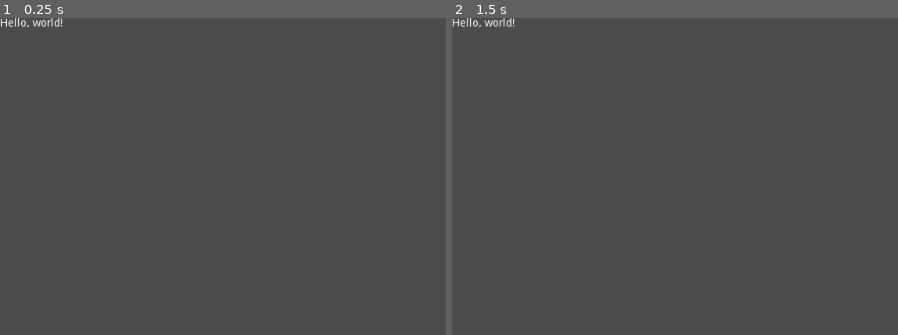
Above: before the commit, frames 1-2 (left to right).
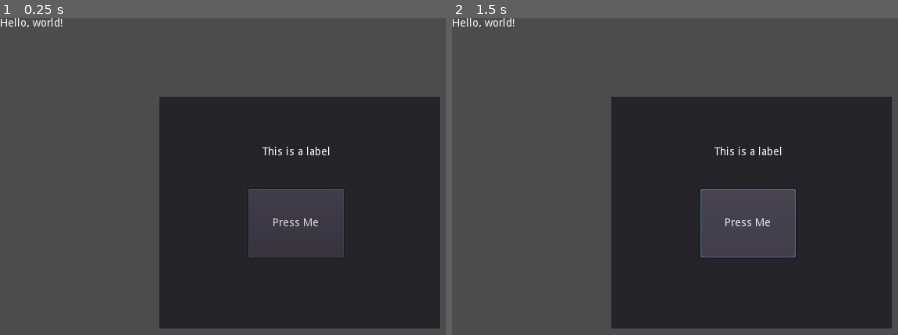
Above: after the commit, the same moments.

Repository: raftofpenguins/GodotTutorial
Game: Godot game, scene res://Hello World.tscn
Same seed, same stepped clock (60 frames per second), same inputs: the game is played once before the commit and once after it.
Inputs (mouse positions are in pixels of both pictures, inside the frame that each line leads up to):
- Up to frame 1 (0.25 s): no input
- Up to frame 2 (1.5 s): click (746, 224) at 0.5 s, where only the run after the commit has a clickable "Press Me"; click (746, 224) at 1.25 s, where only the run after the commit has a clickable "Press Me"

The runs differ from the first frame. In frame 1, 41% of the frame differs, in the area x 35-99%, y 24-98%; in frame 2, 41%.

Commit message:
Added panel w label and button

Diff:
--- a/Tutorial Project/Hello World.tscn
+++ b/Tutorial Project/Hello World.tscn
@@ -7,3 +7,26 @@
 __meta__ = {
 "_edit_use_anchors_": false
 }
+
+[node name="Panel" type="Panel" parent="."]
+margin_left = 204.0
+margin_top = 101.0
+margin_right = 563.0
+margin_bottom = 398.0
+__meta__ = {
+"_edit_use_anchors_": false
+}
+
+[node name="Label" type="Label" parent="Panel"]
+margin_left = 132.0
+margin_top = 64.0
+margin_right = 255.0
+margin_bottom = 109.0
+text = "This is a label"
+
+[node name="Button" type="Button" parent="Panel"]
+margin_left = 114.0
+margin_top = 118.0
+margin_right = 236.0
+margin_bottom = 206.0
+text = "Press Me"
